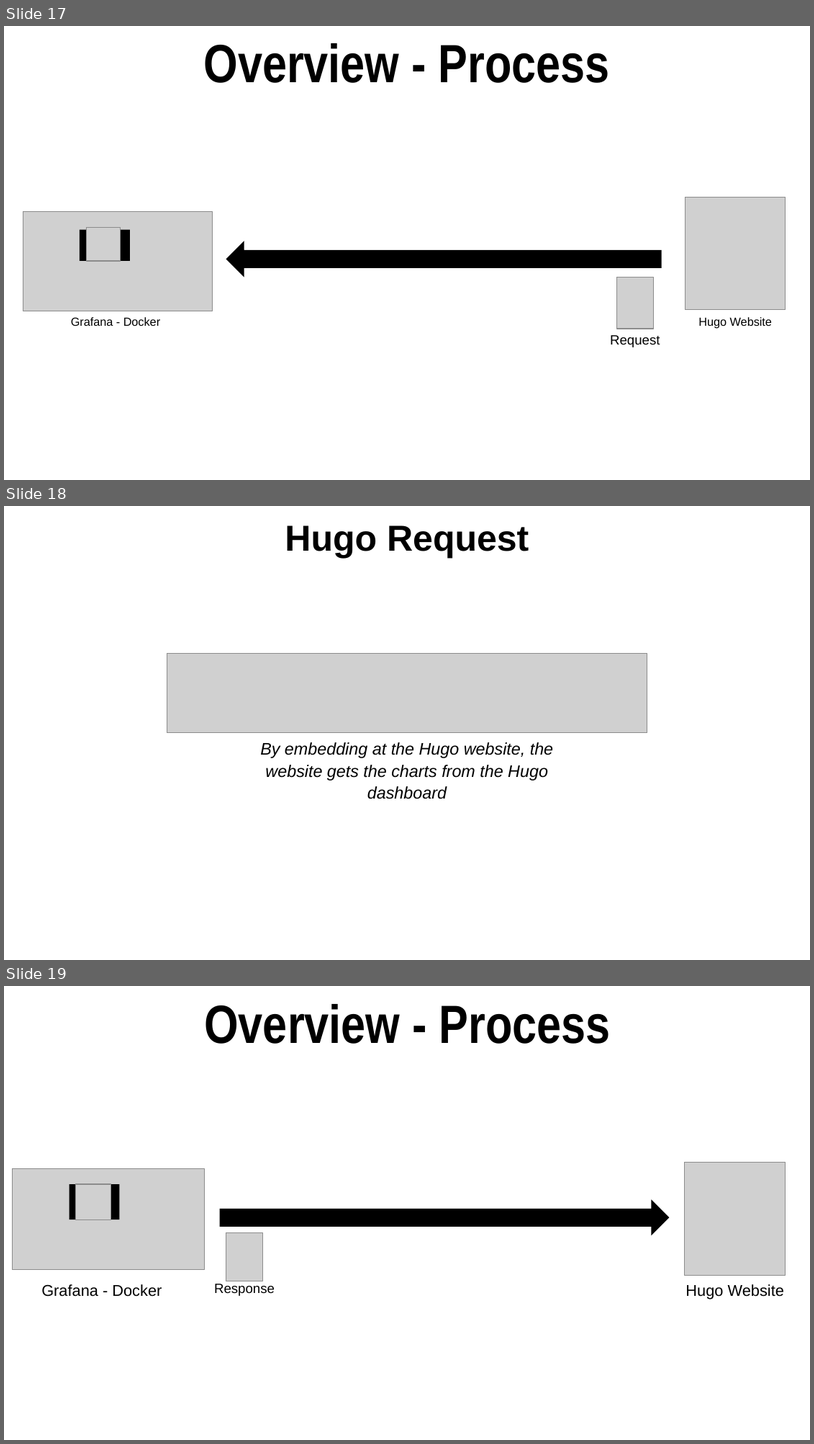
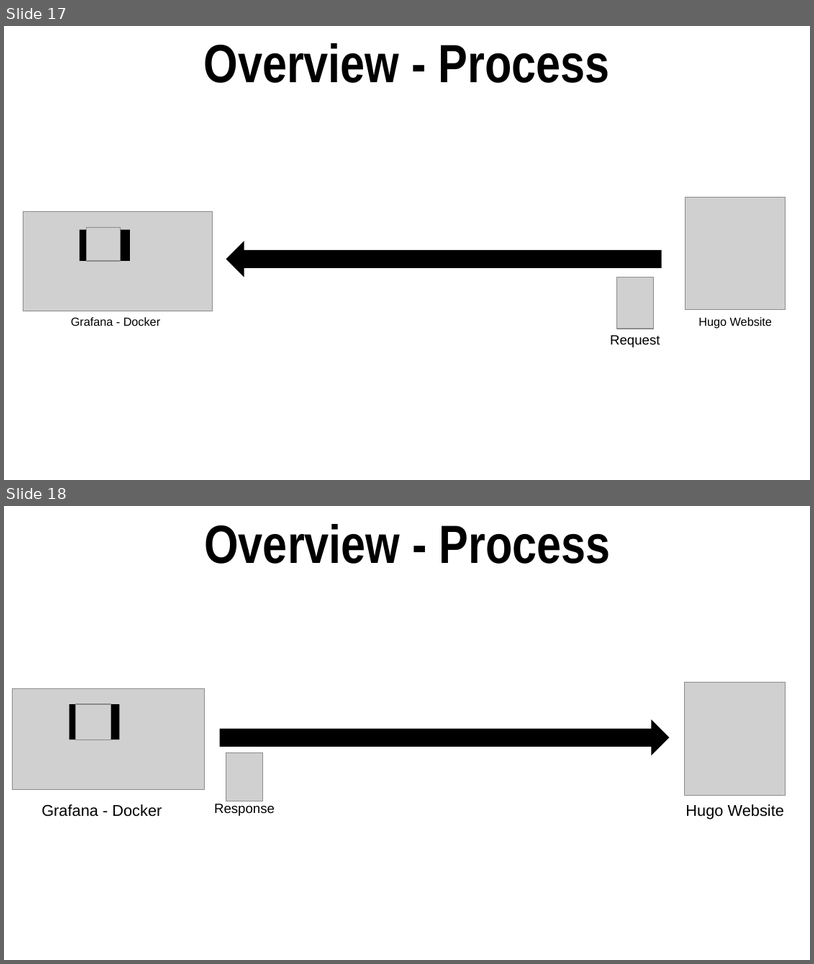
Before and after one commit to Team-Pv-Visualizer/PV-Visualizer, a slide deck: Documents/PVV_Project_Award.pptx. Shown one above the other, each under a label of ours: slides 17, 18 and 19 before the commit, slides 17 and 18 after it. The pictures are 814x1444 and 814x964 pixels, drawn with LibreOffice and Linux fonts; fonts in the diff are those of the drawing; grey boxes stand for pictures. Boxes give left, top, right and bottom in pixels: in the first picture for what was removed or moved away, otherwise in the second. Text is boxed around its words. In the diff, an @@ line names an element or a change of style, - is before the commit and + after.

```diff
--- a/Documents/PVV_Project_Award.pptx
+++ b/Documents/PVV_Project_Award.pptx
@@ slide 18 removed at bbox=[4, 506, 810, 960], background #FFFFFF @@
@@ text removed at bbox=[285, 525, 529, 558] @@
-Hugo Request
@@ picture removed at bbox=[167, 654, 648, 733] @@
@@ text removed at bbox=[260, 742, 553, 799] @@
-By embedding at the Hugo website, the website gets the charts from the Hugo dashboard
@@ what was slide 19 is now slide 18 @@
```
Also in this commit, not shown: 1 slide changed, 2 other files.
